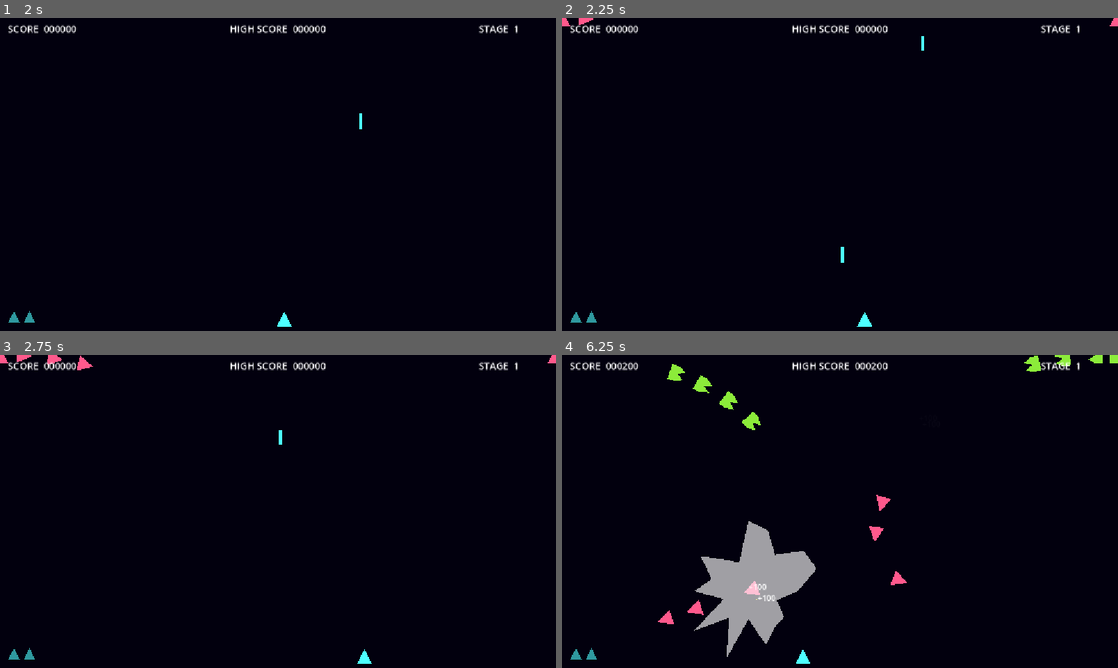
Above: before the commit, frames 1-4 (two rows, left to right).
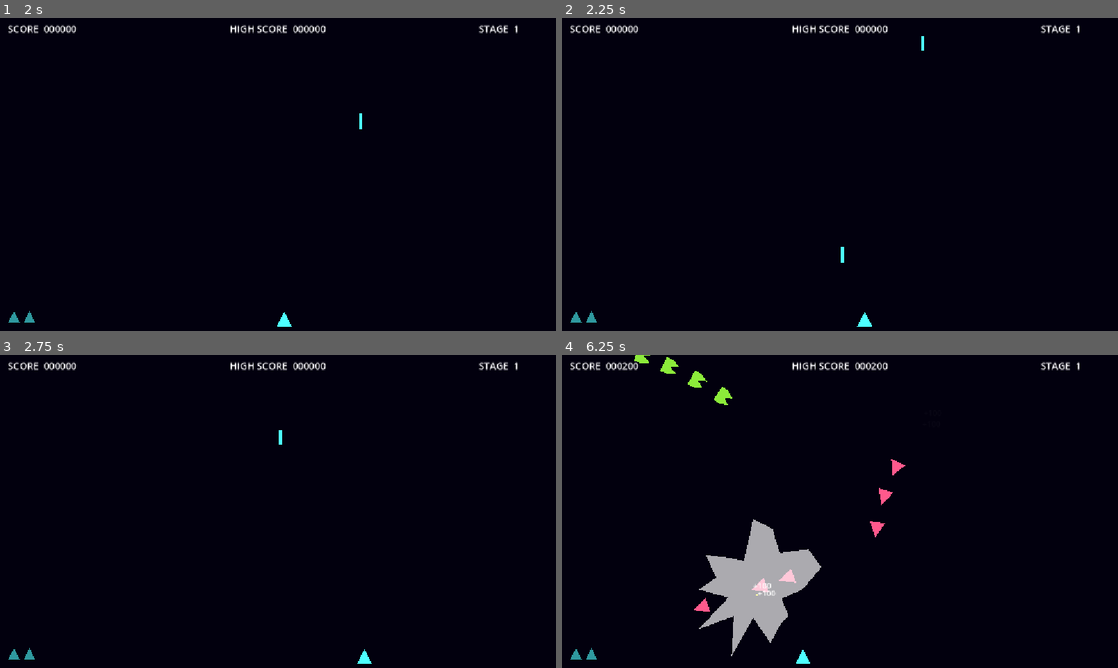
Above: after the commit, the same moments.

Repository: devbernardolopes/pew-pew-bubblegum
Game: Godot game, scene res://scenes/universe.tscn
The game is run twice, just before and just after one commit, with the same random seed, the same clock (stepped at 60 frames per second) and the same inputs.
Inputs:
- Up to frame 1 (2 s): tap Enter at 0.5 s; hold Right (right) 0.53-1.28 s; hold X (fire) 0.53-1.28 s; hold Left (left) from 1.28 s (still down); tap X (fire) at 1.35 s
- Up to frame 2 (2.25 s): release Left (left) at 2.03 s; hold Right (right) from 2.03 s (still down); hold X (fire) from 2.03 s (still down)
- Up to frame 3 (2.75 s): keep holding Right (right); keep holding X (fire)
- Up to frame 4 (6.25 s): release X (fire) at 2.78 s; tap X (fire) at 2.85, 4.35, 5.85 s; release Right (right) at 3.53 s; hold X (fire) 3.53-4.28 s; hold Left (left) 3.53-5.78 s; hold X (fire) 5.03-5.78 s; hold Right (right) from 5.78 s (still down)

Frame 1 is identical in both runs. In frame 2, 0.1% of the frame differs, in the area x 0-100%, y 0-3%; in frame 3, 0.2%; in frame 4, 2.5%, in the area x 13-100%, y 0-97%.

Commit message:
code styling

Diff:
--- a/resources/curves/entry_left_02.tres
+++ b/resources/curves/entry_left_02.tres
@@ -2,6 +2,6 @@
 
 [resource]
 _data = {
-"points": PackedVector2Array(0, 0, 0, 0, 0, 0, -140.8, -138.6, 140.8, 138.6, 384, 128, 0, 0, 0, 0, 504, 448, 0, 0, 0, 0, 320, 512, 0, 0, 0, 0, 128, 576, 0, 0, 0, 0, 64, 384, 0, 0, 0, 0, 320, 120)
+"points": PackedVector2Array(0, 0, 0, 0, -64, -64, -140.8, -138.6, 140.8, 138.6, 384, 128, 0, 0, 0, 0, 504, 448, 0, 0, 0, 0, 320, 512, 0, 0, 0, 0, 128, 576, 0, 0, 0, 0, 64, 384, 0, 0, 0, 0, 320, 120)
 }
 point_count = 7
--- a/scripts/effects/explosion.gd
+++ b/scripts/effects/explosion.gd
@@ -1,8 +1,8 @@
 class_name Explosion
 extends Node2D
 
-func setup(visual: Helpers.VISUAL, entity_scale: float, position: Vector2, color: Color, scale: float = 1.0) -> void:
-	global_position = position
+func setup(visual: Helpers.VISUAL, entity_scale: float, _position: Vector2, color: Color, _scale: float = 1.0) -> void:
+	global_position = _position
 	var polygon_points: PackedVector2Array = Helpers.get_polygon(visual)
 	# Scale points to match the entity's shape size and center at origin
 	var offset: Vector2 = Vector2.ONE * Helpers.ENTITY_HALF_WIDTH * entity_scale
@@ -37,17 +37,17 @@
 		shard_points_list = new_list
 
 	# Spawn shards
-	var base_duration: float = 0.6 * scale
+	var base_duration: float = 0.6 * _scale
 	for shard in shard_points_list:
 		var shard_node: Polygon2D = Polygon2D.new()
 		shard_node.polygon = shard
 		shard_node.color = color
-		shard_node.scale = Vector2.ONE * scale
+		shard_node.scale = Vector2.ONE * _scale
 		add_child(shard_node)
 
 		# Random outward direction and rotation
 		var dir: Vector2 = Vector2.from_angle(randf_range(0.0, TAU))
-		var distance: float = randf_range(40.0, 120.0) * scale
+		var distance: float = randf_range(40.0, 120.0) * _scale
 		var rot: float = randf_range(-TAU, TAU)
 		var rot_speed: float = randf_range(-6.0, 6.0)
 
@@ -63,17 +63,17 @@
 	var flash_points: PackedVector2Array = []
 	for i in 20:
 		var ang: float = (i / 20.0) * TAU
-		var r: float = randf_range(20.0, 60.0) * scale
+		var r: float = randf_range(20.0, 60.0) * _scale
 		flash_points.append(Vector2(cos(ang) * r, sin(ang) * r))
 	var flash: Polygon2D = Polygon2D.new()
 	flash.polygon = flash_points
 	flash.color = Color.WHITE
 	flash.modulate.a = 0.8
-	flash.scale = Vector2.ONE * scale
+	flash.scale = Vector2.ONE * _scale
 	add_child(flash)
 
 	var flash_tween: Tween = create_tween()
-	flash_tween.tween_property(flash, ^"scale", Vector2.ONE * 2.5 * scale, 0.15)
+	flash_tween.tween_property(flash, ^"scale", Vector2.ONE * 2.5 * _scale, 0.15)
 	flash_tween.tween_property(flash, ^"modulate:a", 0.0, 0.3)
 	flash_tween.tween_callback(func(): flash.queue_free())
 
--- a/scripts/effects/hit_spark.gd
+++ b/scripts/effects/hit_spark.gd
@@ -1,25 +1,25 @@
 class_name HitSpark
 extends Node2D
 
-func setup(position: Vector2, direction: Vector2 = Vector2.UP, scale: float = 0.2) -> void:
-	global_position = position
+func setup(_position: Vector2, direction: Vector2 = Vector2.UP, _scale: float = 0.2) -> void:
+	global_position = _position
 	var points: PackedVector2Array = Helpers.get_polygon(Helpers.VISUAL.BULLET)
-	var offset: Vector2 = Vector2.ONE * Helpers.ENTITY_HALF_WIDTH * scale
+	var offset: Vector2 = Vector2.ONE * Helpers.ENTITY_HALF_WIDTH * _scale
 	var scaled_points: PackedVector2Array = []
 	for p in points:
-		scaled_points.append((p - Vector2(Helpers.ENTITY_WIDTH / 2.0, Helpers.ENTITY_WIDTH / 2.0)) * scale)
+		scaled_points.append((p - Vector2(Helpers.ENTITY_WIDTH / 2.0, Helpers.ENTITY_WIDTH / 2.0)) * _scale)
 
 	for i in 3:
 		var streak: Polygon2D = Polygon2D.new()
 		streak.polygon = scaled_points
 		streak.color = Color.YELLOW
-		streak.scale = Vector2.ONE * scale
+		streak.scale = Vector2.ONE * _scale
 		streak.rotation = direction.angle() + randf_range(-0.3, 0.3)
 		add_child(streak)
 
 		var streak_tween: Tween = create_tween()
-		streak_tween.tween_property(streak, ^"position", streak.position + direction.rotated(randf_range(-0.5, 0.5)) * randf_range(10.0, 30.0) * scale, 0.15)
-		streak_tween.tween_property(streak, ^"scale", Vector2.ONE * scale * randf_range(0.1, 0.5), 0.2)
+		streak_tween.tween_property(streak, ^"position", streak.position + direction.rotated(randf_range(-0.5, 0.5)) * randf_range(10.0, 30.0) * _scale, 0.15)
+		streak_tween.tween_property(streak, ^"scale", Vector2.ONE * _scale * randf_range(0.1, 0.5), 0.2)
 		streak_tween.tween_property(streak, ^"modulate:a", 0.0, 0.2)
 		streak_tween.tween_callback(func(): streak.queue_free())
 
--- a/scripts/effects/score_popup.gd
+++ b/scripts/effects/score_popup.gd
@@ -1,8 +1,8 @@
 class_name ScorePopup
 extends Node2D
 
-func setup(position: Vector2, value: int, bonus: bool = false) -> void:
-	global_position = position
+func setup(_position: Vector2, value: int, bonus: bool = false) -> void:
+	global_position = _position
 	var label: Label = Label.new()
 	label.text = "+%d" % value
 	label.add_theme_font_size_override("font_size", 16)
